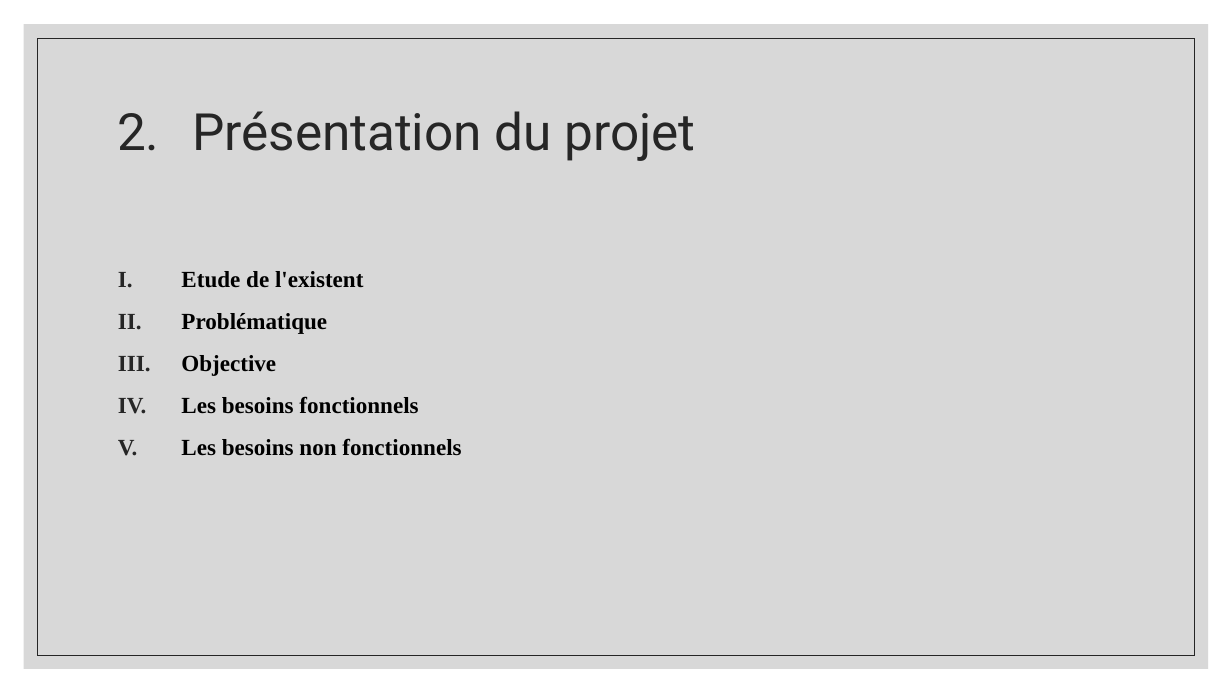
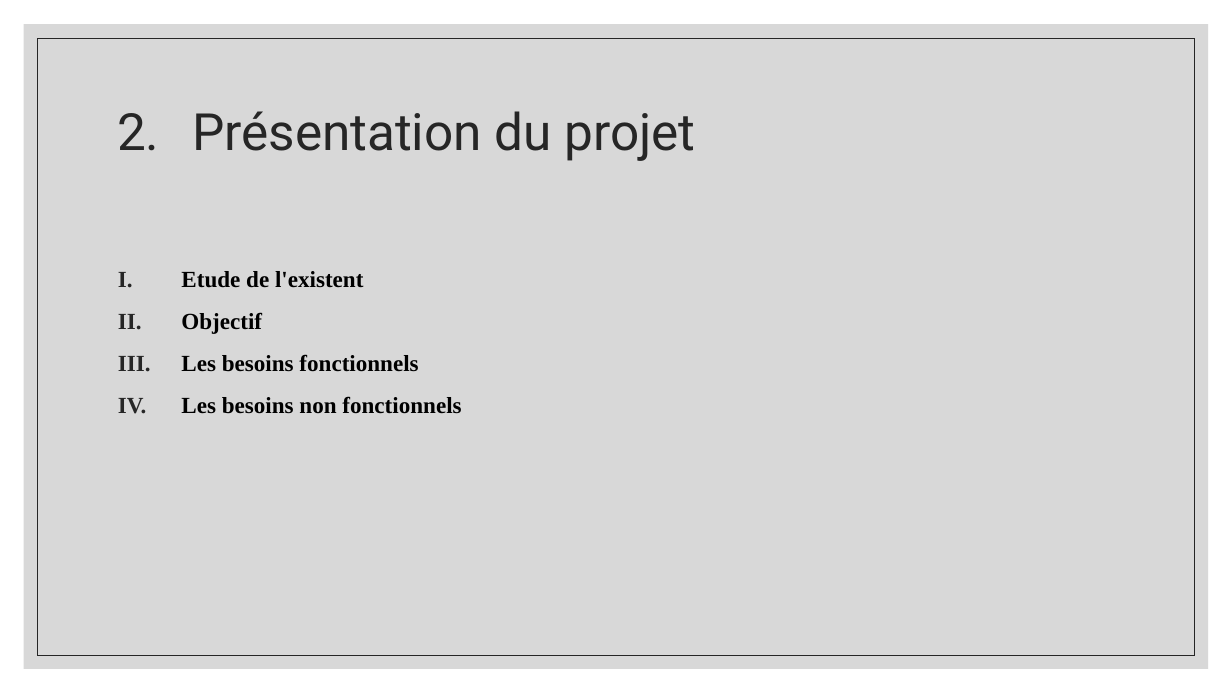
Before and after one commit to Abdellahi762/pfe, a slide deck: slide 4 of PFE Rapports/PROJET DE FIN D'ÉTUDES.pptm. Drawn at 1232x693 pixels with LibreOffice and Linux fonts; fonts in the diff are those of the drawing. Boxes give left, top, right and bottom in pixels: in the first picture for what was removed or moved away, otherwise in the second. Text is boxed around its words. In the diff, an @@ line names an element or a change of style, - is before the commit and + after.

```diff
--- a/PFE Rapports/PROJET DE FIN D'ÉTUDES.pptm
+++ b/PFE Rapports/PROJET DE FIN D'ÉTUDES.pptm
@@ text at (181, 312, 262, 334): text changed @@
-II. Problématique
-III. Objective
+II. Objectif
```
Also in this commit, not shown: 1 slide removed, 7 other files.
